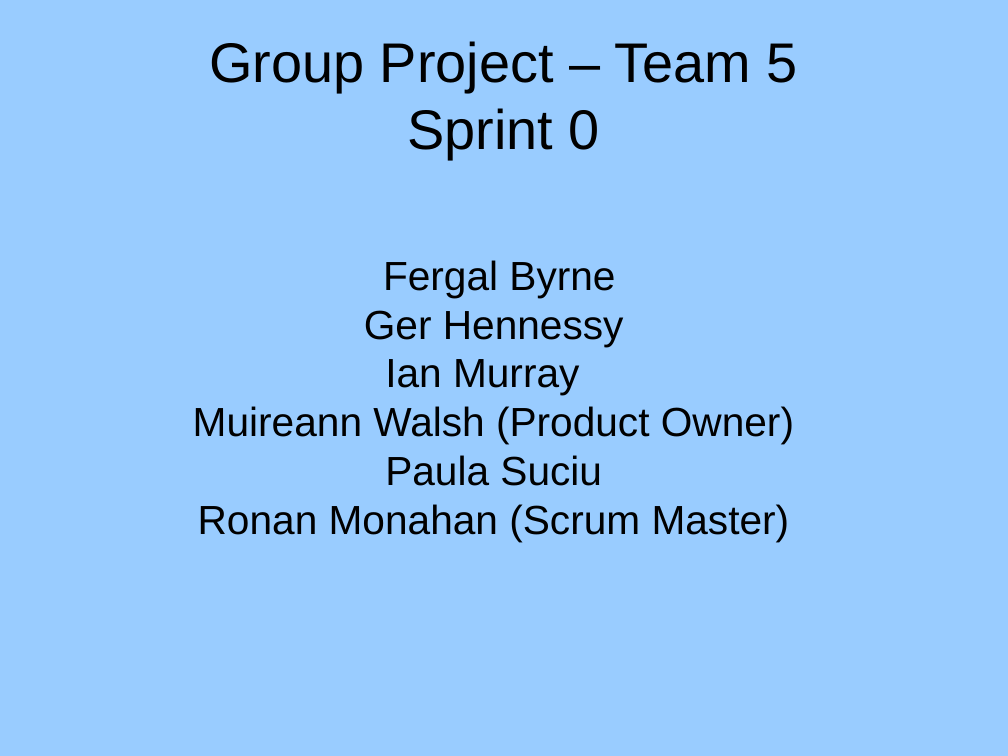
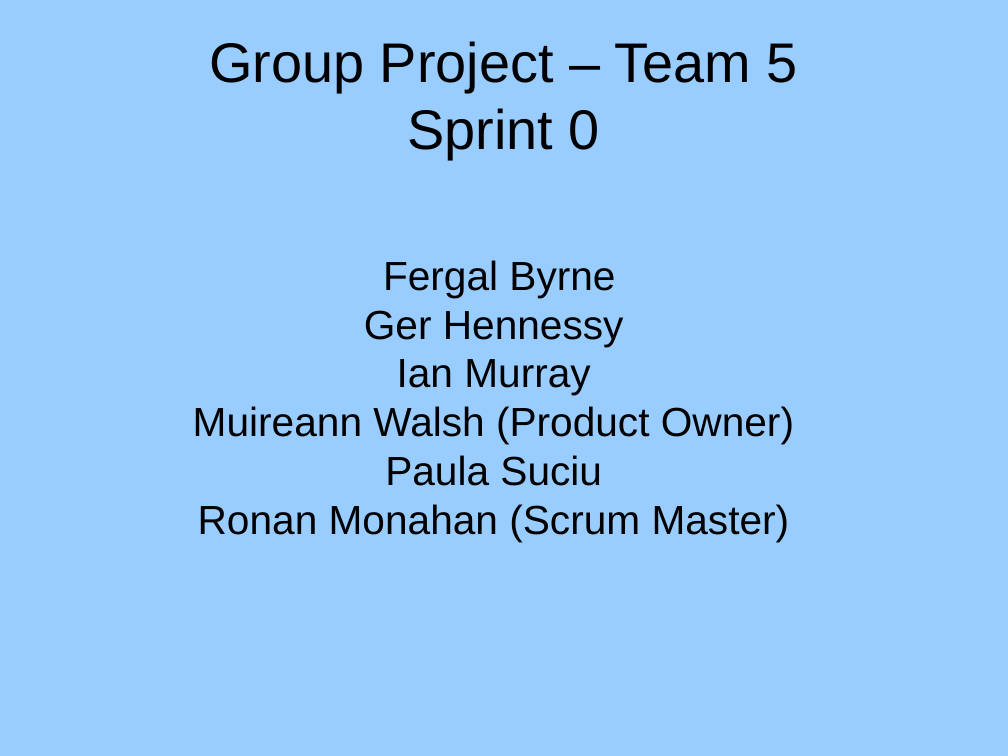
Before and after one commit to rednanor/GroupProject, a slide deck: slide 1 of Documentation/Group5presentation.odp. Drawn at 1008x756 pixels with LibreOffice and Linux fonts; fonts in the diff are those of the drawing; background and template pictures are left out. Boxes give left, top, right and bottom in pixels: in the first picture for what was removed or moved away, otherwise in the second. Text is boxed around its words. In the diff, an @@ line names an element or a change of style, - is before the commit and + after.

```diff
--- a/Documentation/Group5presentation.odp
+++ b/Documentation/Group5presentation.odp
@@ subtitle at (193,260,794,542): text changed @@
-Fergal Byrne
-Ger Hennessy
-Ian Murray
-Muireann Walsh (Product Owner)
-Paula Suciu
-Ronan Monahan (Scrum Master)
+Fergal Byrne
+Ger Hennessy
+Ian Murray
+Muireann Walsh (Product Owner)
+Paula Suciu
+Ronan Monahan (Scrum Master)
```
Also in this commit, not shown: 3 other slides changed, 1 slide removed.
